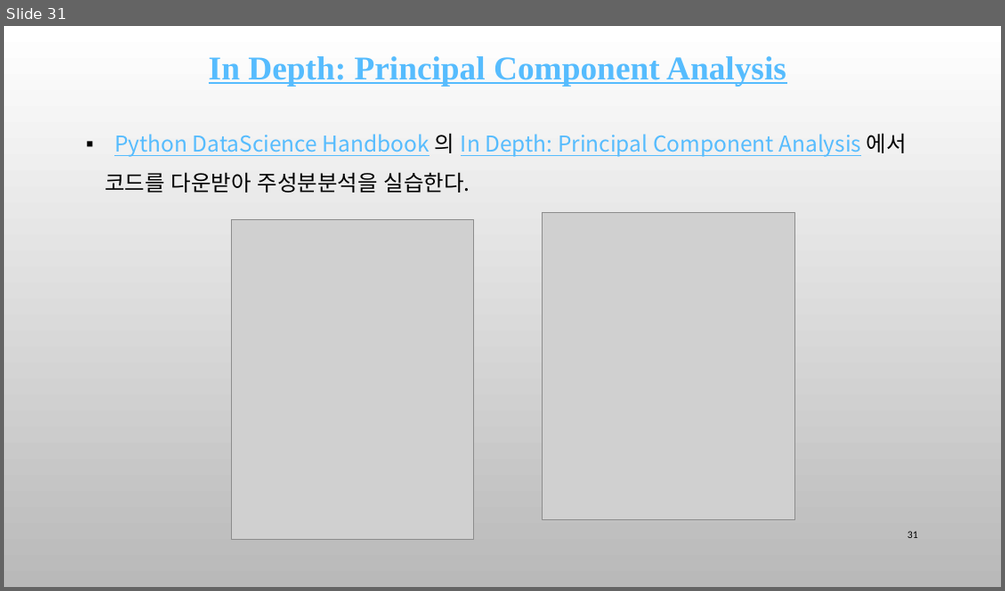
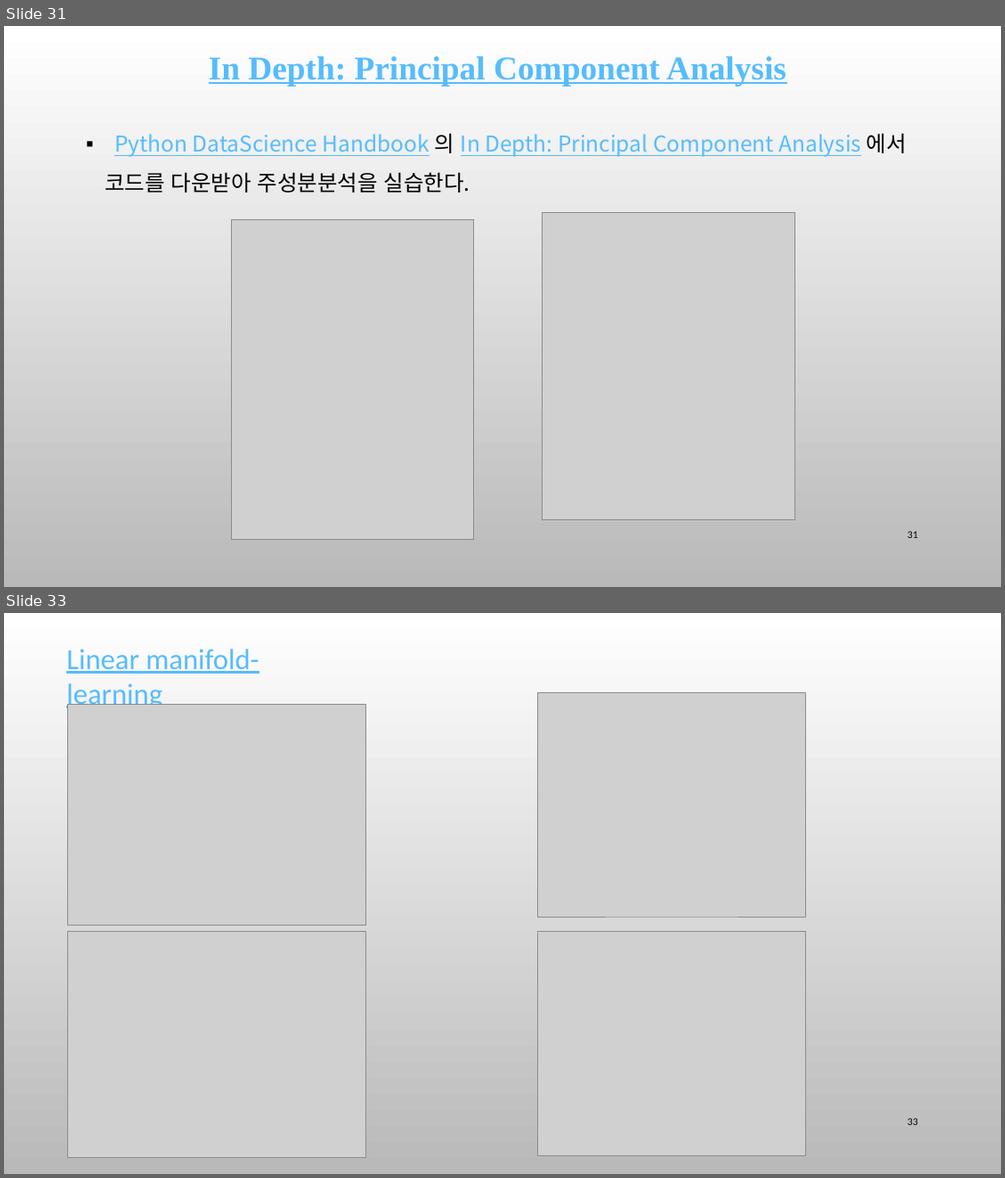
Before and after one commit to ancestor9/mathematics-for-machine-learning, a slide deck: w5_PCA_linear_transformation.pptx. Shown one above the other, each under a label of ours: slide 31 before the commit, slides 31 and 33 after it; the slides between them are not shown. The pictures are 1005x591 and 1005x1178 pixels, drawn with LibreOffice and Linux fonts; fonts in the diff are those of the drawing; grey boxes stand for pictures; background and template pictures are left out. Boxes give left, top, right and bottom in pixels: in the first picture for what was removed or moved away, otherwise in the second. Text is boxed around its words. In the diff, an @@ line names an element or a change of style, - is before the commit and + after.

```diff
--- a/w5_PCA_linear_transformation.pptx
+++ b/w5_PCA_linear_transformation.pptx
@@ slide 33 added at (x1=4, y1=613, x2=1001, y2=1174), background picture (left out) @@
@@ text added at (x1=66, y1=649, x2=259, y2=711), 28 pt, text #56BCFE, underline @@
+Linear manifold-learning
@@ picture added at (x1=67, y1=705, x2=366, y2=925) @@
@@ picture added at (x1=538, y1=693, x2=806, y2=916) @@
@@ picture added at (x1=67, y1=932, x2=366, y2=1158) @@
@@ picture added at (x1=538, y1=932, x2=806, y2=1155) @@
@@ page number added at (x1=907, y1=1118, x2=918, y2=1125), 10 pt, text #000000 @@
+33
```
Also in this commit, not shown: 4 other slides added.
